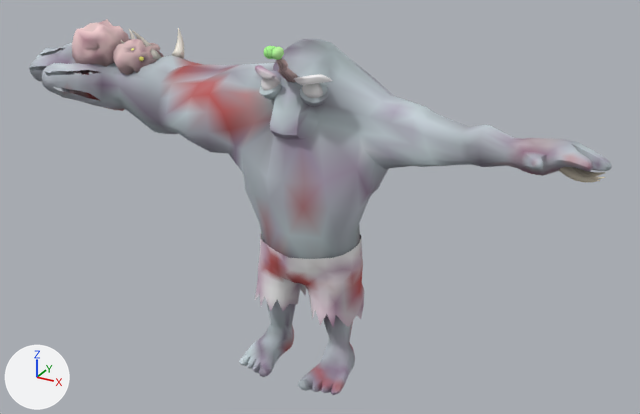
A saved change to the glTF model assets/models/Strain_Shambler.glb.
Rendered twice from a 50 mm camera at (1.82, -3.06, 2.42) aimed at (-0.04, 0.3, 0.74). The axes (+X, +Y, +Z) are drawn at lower left. The lights are the same throughout. The older version comes first. Vertices at exactly the same position are counted once.

In view in the first picture: 'Zombie_Arm'.
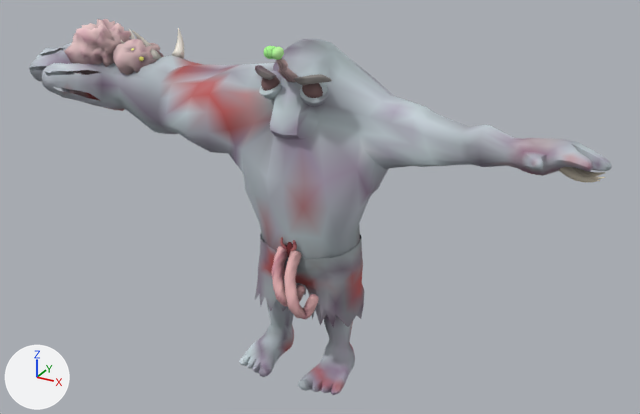
Changed parts and their boxes [x1, y1, x2, y2] in the pictures (640 x 414 px):
part 1 of me_cube_054, added
    after: [286, 242, 293, 257]
part 2 of me_cube_054, added (pink)
    after: [271, 246, 306, 307]
part 3 of me_cube_054, added (pink)
    after: [284, 250, 319, 319]
part 4 of me_cube_054, added
    after: [291, 240, 299, 265]
part 5 of me_cube_054, built on
    after: [64, 19, 131, 75]
part 6 of me_cube_054, recoloured
    both: [67, 29, 364, 359]
part 7 of me_cube_054, recoloured (grey to brown)
    both: [261, 77, 323, 98]
part 8 of me_cube_054, recoloured (darker)
    both: [255, 65, 364, 328]

Patch to the scene script:
```diff
--- a/assets/models/Strain_Shambler.glb.py
+++ b/assets/models/Strain_Shambler.glb.py
@@ mat_t_cloth @@
+mat_t_cloth = bpy.data.materials.new('T:Cloth')
+mat_t_cloth.use_nodes = True; mat_t_cloth.node_tree.nodes.clear()
+_N = mat_t_cloth.node_tree.nodes; _L = mat_t_cloth.node_tree.links
+n0 = _N.new('ShaderNodeBsdfPrincipled'); n0.name = 'Principled BSDF'
+n0.inputs[2].default_value = 0.8  # 'Roughness'
+n1 = _N.new('ShaderNodeOutputMaterial'); n1.name = 'Material Output'
+n2 = _N.new('ShaderNodeVertexColor'); n2.name = 'Color Attribute'
+_L.new(n0.outputs[0], n1.inputs[0])  # 'BSDF' to 'Surface'
+_L.new(n2.outputs[0], n0.inputs[0])  # 'Color' to 'Base Color'
@@ me_cube_054 @@
 # used by ob_zombie_arm; location = (0.0, 0.0, 0.0)
-me_cube_054.from_pydata(...)  # 8435 vertices, 16290 faces; spans x -1.77..1.26, y -0.17..0.6, z 0.0..1.6
+me_cube_054.from_pydata(...)  # 12051 vertices, 23490 faces; spans x -1.77..1.26, y -0.17..0.6, z 0.0..1.6
+# me_cube_054 part 1: the loose piece of 162 vertices spanning x -0.03..0.02, y -0.17..-0.12, z 1.55..1.6 is copied, and the copy is scaled about its middle by (0.988, 0.955, 1.95), then moved by (0.01, 0.11, -0.91), in mat_t_flesh; it spans x -0.03..0.02, y -0.05..0.0, z 0.61..0.72
+# me_cube_054 part 2: a new loose piece of 690 vertices spanning x -0.06..0.08, y -0.15..-0.01, z 0.42..0.68, in mat_t_flesh
+# me_cube_054 part 3: a new loose piece of 690 vertices spanning x 0.0..0.15, y -0.15..-0.02, z 0.38..0.68, in mat_t_flesh
+# me_cube_054 part 4: a new loose piece of 518 vertices spanning x 0.01..0.04, y -0.06..-0.02, z 0.6..0.73, in mat_t_flesh
+# me_cube_054 part 5: 2 vertices moved within x -1.41..-1.18, y 0.29..0.34, z 1.31..1.4; 480 vertices added at x -1.44..-1.14, y 0.15..0.46, z 1.2..1.5
+# me_cube_054 part 6: 1495 kept faces spanning x -1.41..0.28, y -0.09..0.52, z 0.1..1.48 get new vertex colours
+# me_cube_054 part 7: 494 faces spanning x -0.15..0.15, y -0.04..0.06, z 1.35..1.45 switch from mat_atlas to mat_t_skin
+# me_cube_054 part 8: 912 faces spanning x -0.28..0.28, y -0.07..0.34, z 0.3..1.48 switch from mat_atlas to mat_t_cloth
+# other edits to the shape of me_cube_054 do not show in these pictures
 me_cube_054.materials.append(mat_t_flesh)
```
